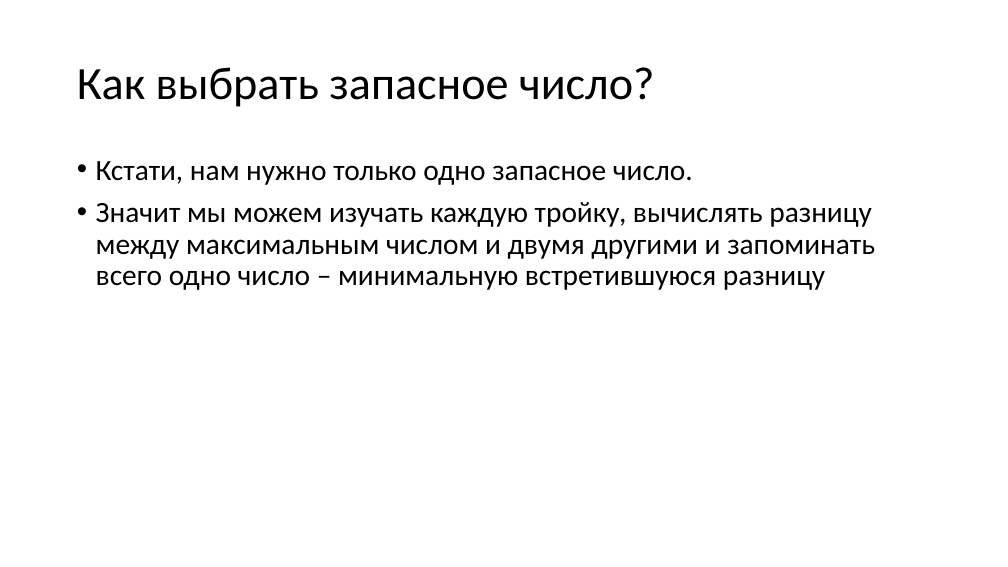
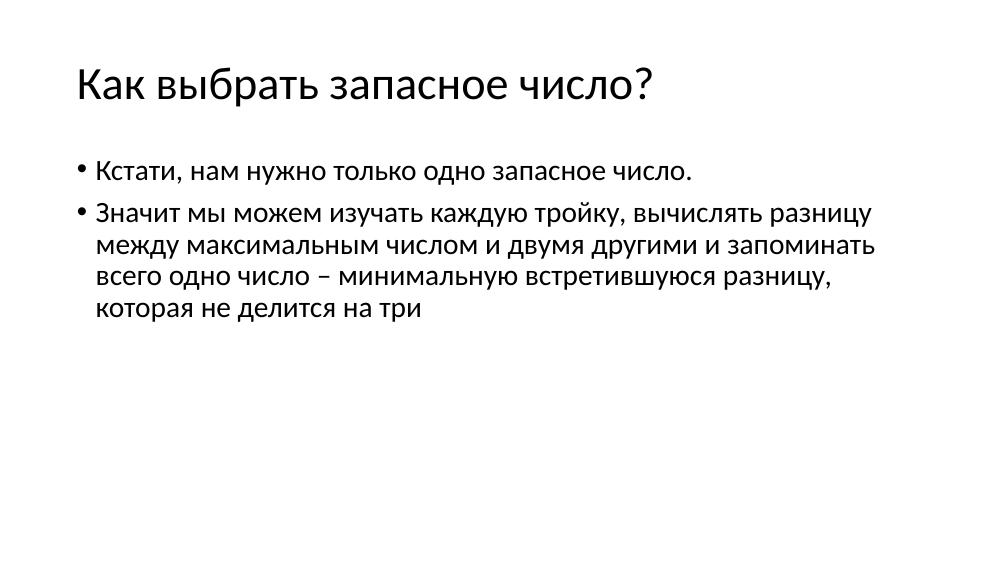
Before and after one commit to Mx-Wolf/usecs, a slide deck: slide 10 of pp/2018-10-01-27-b.pptx. Drawn at 1008x567 pixels with LibreOffice and Linux fonts; fonts in the diff are those of the drawing. Boxes give left, top, right and bottom in pixels: in the first picture for what was removed or moved away, otherwise in the second. Text is boxed around its words. In the diff, an @@ line names an element or a change of style, - is before the commit and + after.

```diff
--- a/pp/2018-10-01-27-b.pptx
+++ b/pp/2018-10-01-27-b.pptx
@@ text at box(96, 202, 875, 322): text changed @@
-• Значит мы можем изучать каждую тройку, вычислять разницу между максимальным числом и двумя другими и запоминать всего одно число – минимальную встретившуюся разницу
+• Значит мы можем изучать каждую тройку, вычислять разницу между максимальным числом и двумя другими и запоминать всего одно число – минимальную встретившуюся разницу, которая не делится на три
```
Also in this commit, not shown: 1 other file.
